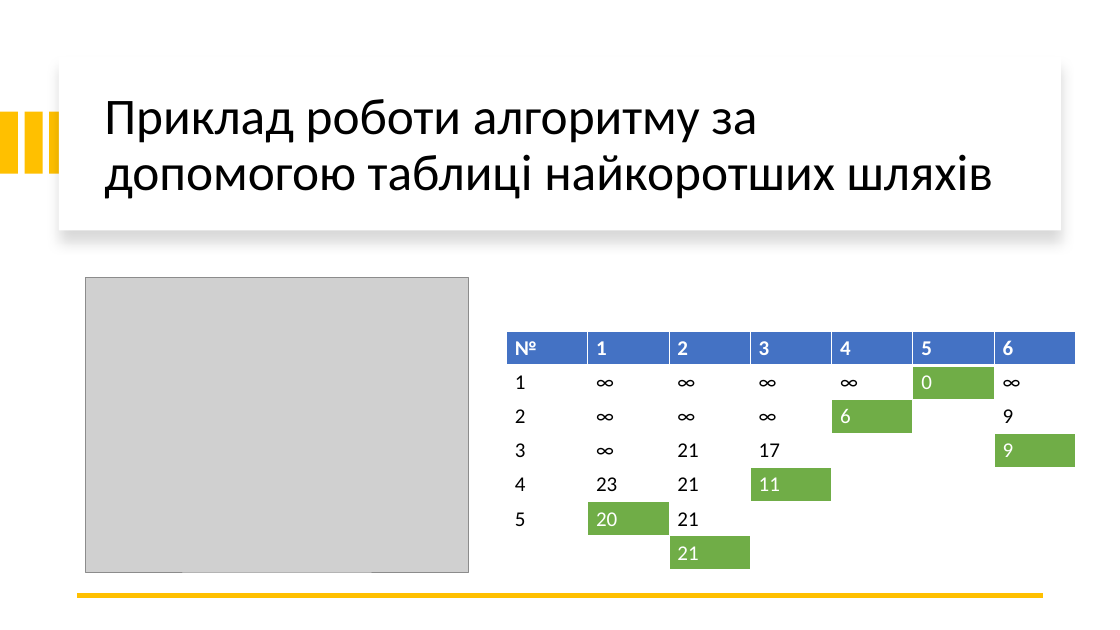
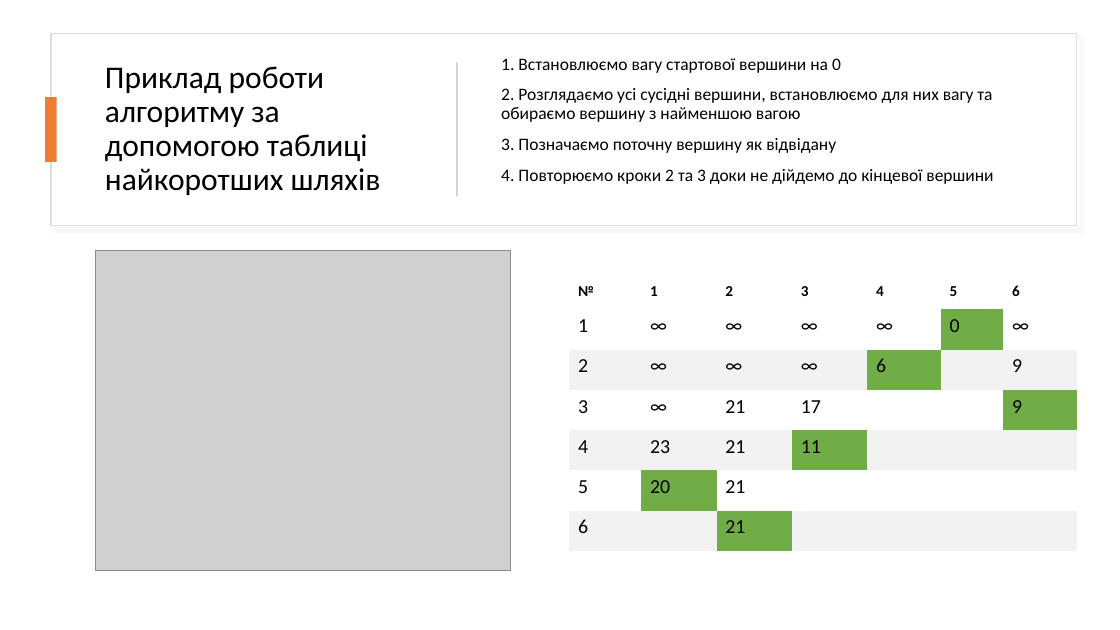
Before and after one commit to XonisNick/DijkstraAlgorythm, a slide deck: slide 5 of presentation.pptx. Drawn at 1120x630 pixels with LibreOffice and Linux fonts; fonts in the diff are those of the drawing; grey boxes stand for pictures. Boxes give left, top, right and bottom in pixels: in the first picture for what was removed or moved away, otherwise in the second. Text is boxed around its words. In the diff, an @@ line names an element or a change of style, - is before the commit and + after.

```diff
--- a/presentation.pptx
+++ b/presentation.pptx
@@ rectangle: place and size @@
-rectangle at box(59, 56, 1061, 230)
+rectangle at box(51, 34, 1077, 225)
@@ rectangle at box(51, 34, 1077, 225): outline none to #DEDEDE 1 pt; shadow changed @@
@@ title "Приклад роботи алгоритму за допомогою ...": place and size @@
-title "Приклад роботи алгоритму за допомогою ..." at box(104, 99, 993, 199)
+title "Приклад роботи алгоритму за допомогою ..." at box(105, 66, 381, 195)
@@ title "Приклад роботи алгоритму за допомогою ..." at box(105, 66, 381, 195): size 44 to 27 pt @@
@@ text added at box(501, 58, 993, 184), 15 pt, text #000000 @@
+1. Встановлюємо вагу стартової вершини на 0
+2. Розглядаємо усі сусідні вершини, встановлюємо для них вагу та обираємо вершину з найменшою вагою
+3. Позначаємо поточну вершину як відвідану
+4. Повторюємо кроки 2 та 3 доки не дійдемо до кінцевої вершини
@@ rectangle added at box(456, 62, 458, 197), fill #D5D5D5 @@
@@ rectangle removed at box(0, 112, 18, 174) @@
@@ rectangle removed at box(24, 112, 42, 174) @@
@@ rectangle: place and size @@
-rectangle at box(50, 112, 67, 174)
+rectangle at box(45, 97, 57, 162)
@@ rectangle at box(45, 97, 57, 162): fill #FFC000 to #ED7D31 @@
@@ picture: place and size @@
-picture at box(86, 277, 469, 572)
+picture at box(95, 250, 511, 571)
@@ table at box(570, 271, 1077, 551) @@
-row 7, column 1: 
+row 7, column 1: 6
@@ fill #4472C4 to none in row 1 @@
@@ fill #FFFFFF to none in 12 cells @@
@@ fill #FFFFFF to #F2F2F2 in 18 cells @@
@@ size 18 to 13 pt, letter spacing 0 to 0.6 pt in "№", "1", "2", "3" and 3 more places @@
@@ text colour #FFFFFF to #000000 in "№", "1", "2", "3" and 9 more places @@
@@ size 18 to 17 pt in "1", "∞", "∞", "∞" and 22 more places @@
@@ borders changed @@
@@ table: place and size @@
-table at box(507, 332, 1077, 567)
+table at box(570, 271, 1077, 551)
@@ line removed from (1044, 596) to (77, 596) @@
```
Also in this commit, not shown: 1 other slide changed, 1 slide added, 1 slide removed, 1 other file.
